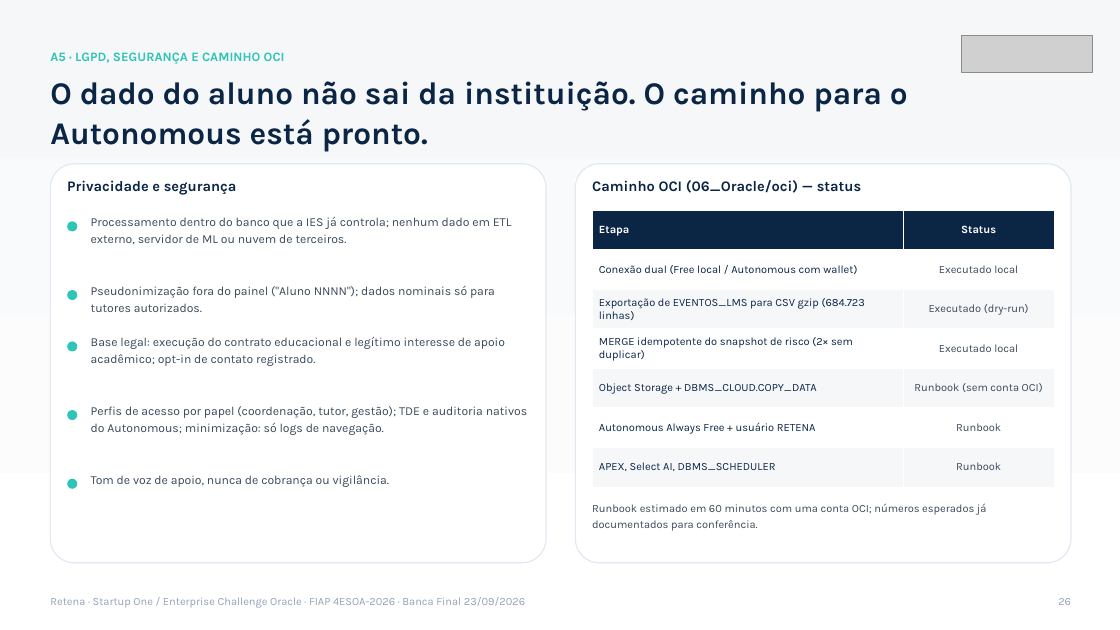
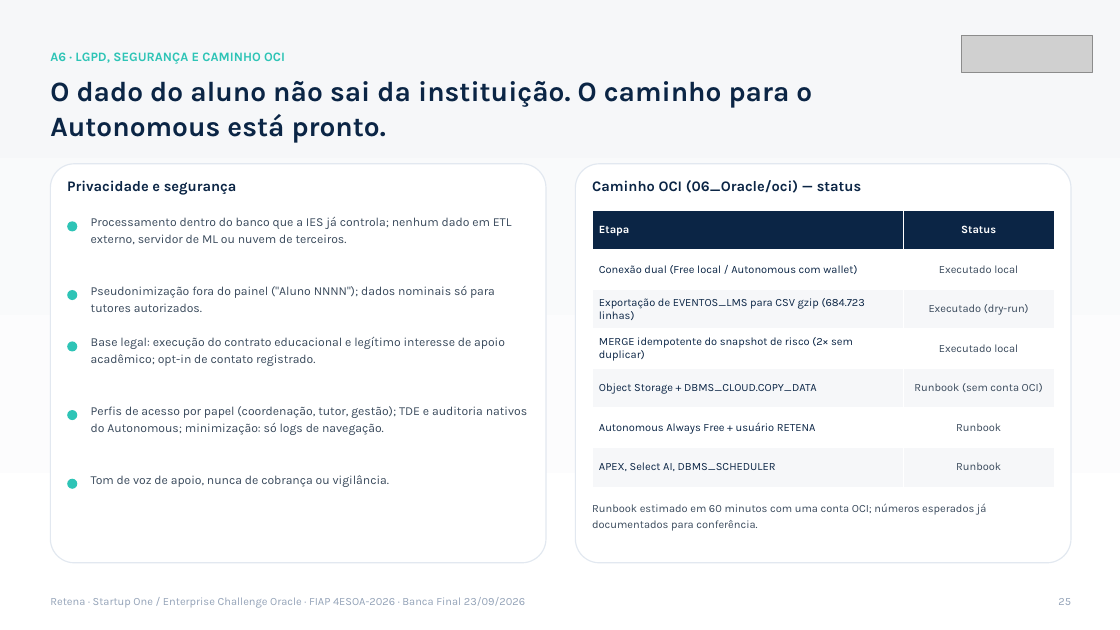
Before and after one commit to LucasHenklain/retena, a slide deck: slide 25 of 09_Kit_Banca_Final/Retena_Banca_Final.pptx (slide 26 before the commit). Drawn at 1120x630 pixels with LibreOffice and Linux fonts; fonts in the diff are those of the drawing; grey boxes stand for pictures. Boxes give left, top, right and bottom in pixels: in the first picture for what was removed or moved away, otherwise in the second. Text is boxed around its words. In the diff, an @@ line names an element or a change of style, - is before the commit and + after.

```diff
--- a/09_Kit_Banca_Final/Retena_Banca_Final.pptx
+++ b/09_Kit_Banca_Final/Retena_Banca_Final.pptx
@@ text at [50,52,285,64]: text changed @@
-A5 · LGPD, SEGURANÇA E CAMINHO OCI
+A6 · LGPD, SEGURANÇA E CAMINHO OCI
@@ text "O dado do aluno não ..." at [50,81,812,142]: size 27 to 24 pt @@
```
Also in this commit, not shown: 26 other slides changed, 7 slides added, 2 slides removed, 19 other files.
